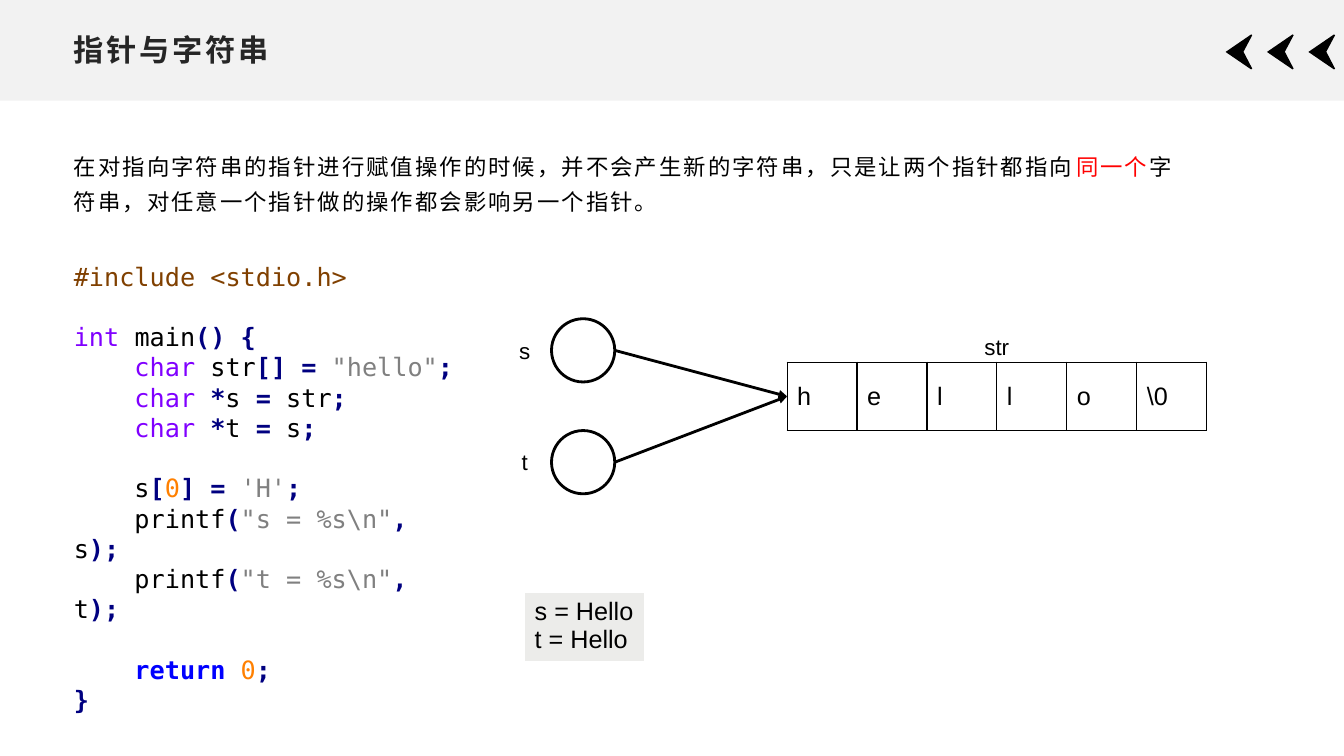
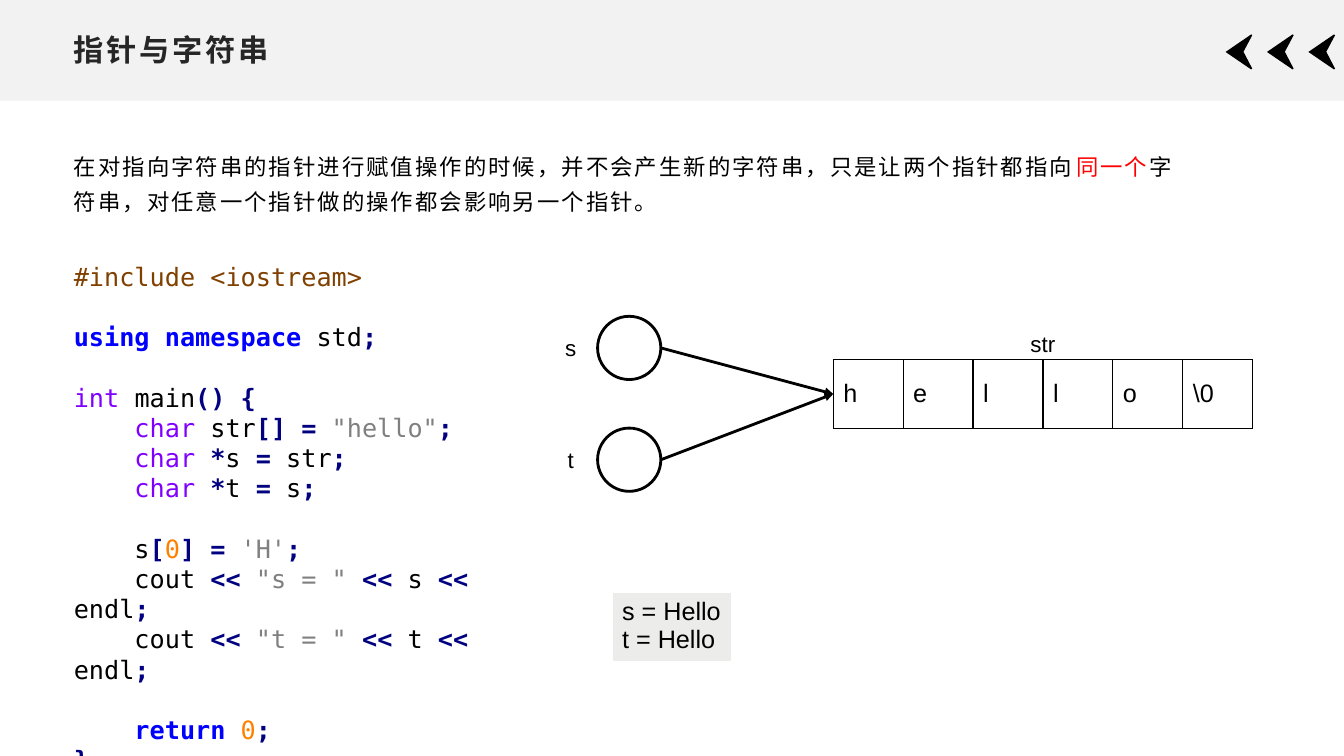
Before and after one commit to xdai02/C_Plus_Plus, a slide deck: slide 18 of slides/Chapter7.pptx. Drawn at 1344x756 pixels with LibreOffice and Linux fonts; fonts in the diff are those of the drawing. Boxes give left, top, right and bottom in pixels: in the first picture for what was removed or moved away, otherwise in the second. Text is boxed around its words. In the diff, an @@ line names an element or a change of style, - is before the commit and + after.

```diff
--- a/slides/Chapter7.pptx
+++ b/slides/Chapter7.pptx
@@ text at box(74, 266, 378, 352): text changed @@
-#include <stdio.h>
+#include <iostream>
+using namespace std;
@@ arrow moved from (615, 351) - (787, 396) to (661, 348) - (834, 394) @@
@@ 3 texts, 2 ellipses, 1 table, 1 arrow: place and size @@
-3 texts, 2 ellipses, 1 table, 1 arrow at box(519, 319, 1205, 494)
+3 texts, 2 ellipses, 1 table, 1 arrow at box(565, 317, 1251, 492)
@@ text at box(74, 569, 423, 683): text changed; text colour #808080 to #000000 @@
-printf("s = %s\n", s);
-printf("t = %s\n", t);
+cout << "s = " << s << endl;
+cout << "t = " << t << endl;
@@ table: place and size @@
-table at box(524, 593, 644, 663)
+table at box(612, 593, 732, 663)
```
Also in this commit, not shown: 16 other slides changed, 4 slides added, 2 other files.
